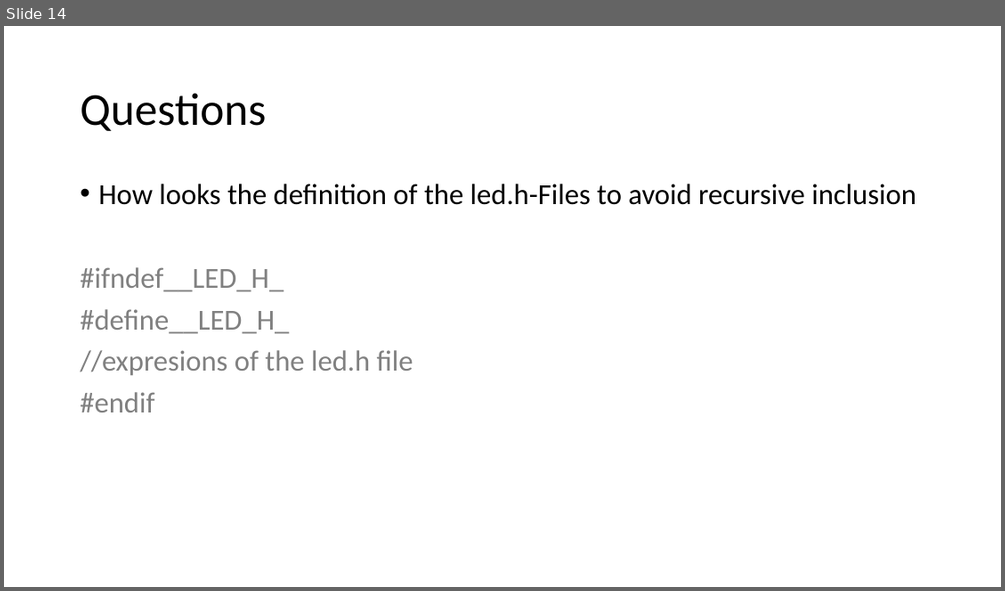
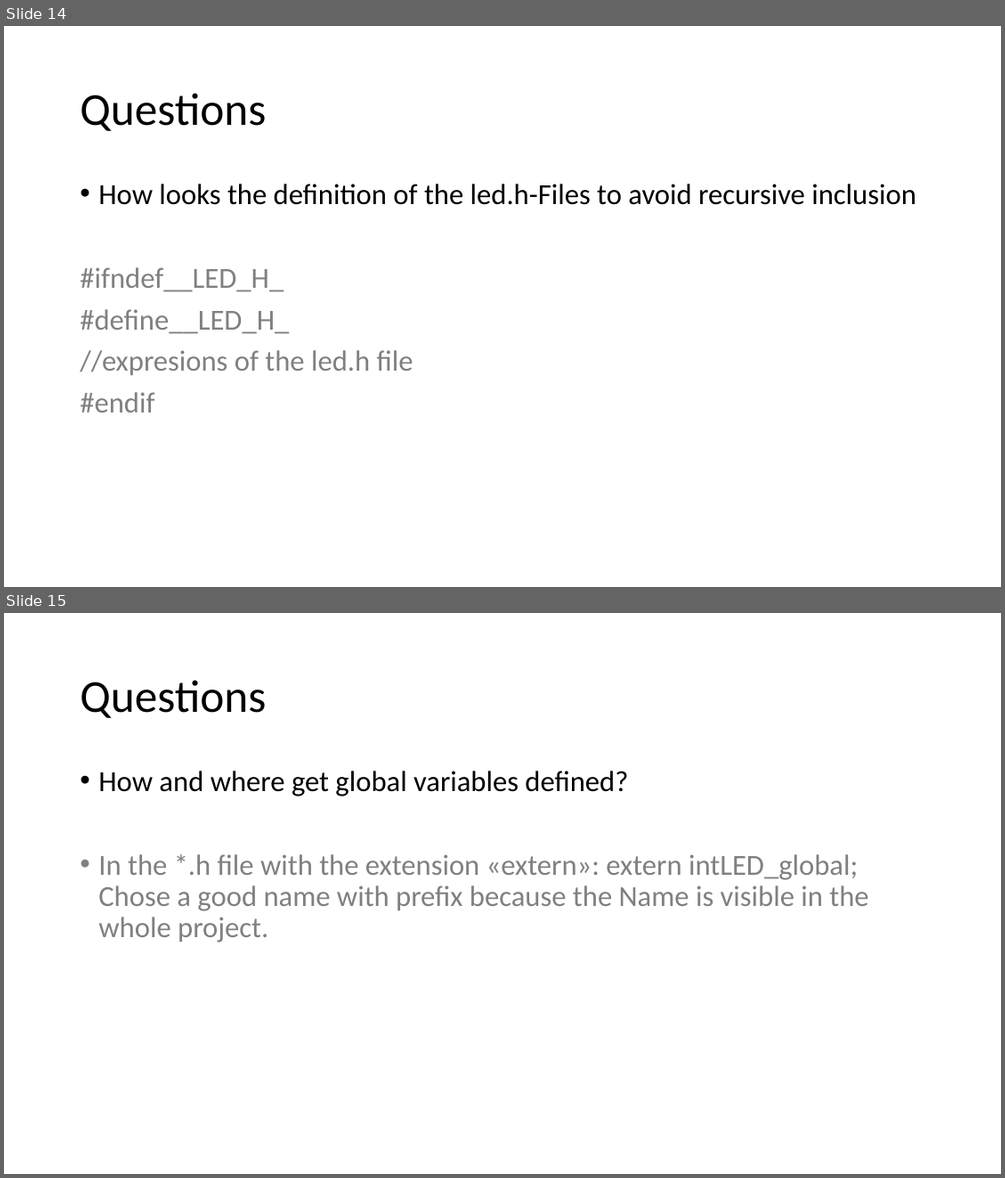
Before and after one commit to tametry/Team9, a slide deck: Recap/Recap SW2 System&Realtime, Macros, Includes.pptx. Shown one above the other, each under a label of ours: slide 14 before the commit, slides 14 and 15 after it. The pictures are 1005x591 and 1005x1178 pixels, drawn with LibreOffice and Linux fonts; fonts in the diff are those of the drawing. Boxes give left, top, right and bottom in pixels: in the first picture for what was removed or moved away, otherwise in the second. Text is boxed around its words. In the diff, an @@ line names an element or a change of style, - is before the commit and + after.

```diff
--- a/Recap/Recap SW2 System&Realtime, Macros, Includes.pptx
+++ b/Recap/Recap SW2 System&Realtime, Macros, Includes.pptx
@@ slide 15 added at box(4, 613, 1001, 1174), background #FFFFFF @@
@@ title added at box(80, 680, 266, 718), 44 pt, text #000000 @@
+Questions
@@ text added at box(98, 771, 868, 942), 28 pt, text #808080 @@
+• How and where get global variables defined?
+• In the *.h file with the extension «extern»: extern intLED_global; Chose a good name with prefix because the Name is visible in the whole project.
```
Also in this commit, not shown: 1 slide changed, 4 other files.
